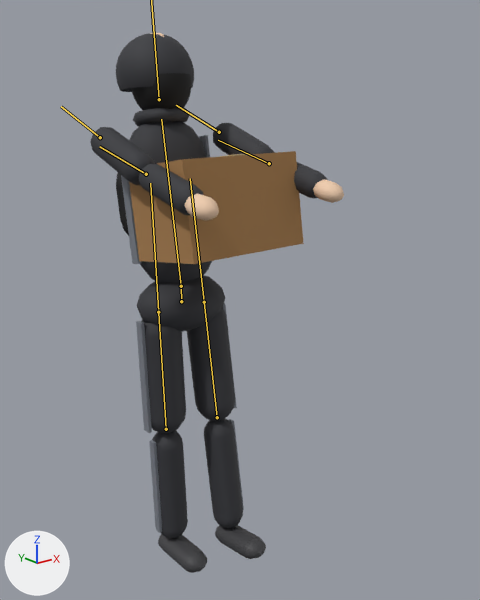
What one commit did to the glTF model city-hold/public/models/placeholder/char_looter_05_hoodie_backpack_walking.glb.
Both versions are drawn from a camera (50 mm lens) standing at (-1.293, -1.958, 1.692) and looking at (0.079, -0.243, 1.006). Lighting does not change. The marker at lower left points along +X, +Y and +Z. The first picture is the older version. Both versions are drawn at frame 16 of the action 'held'; the numbers are the values there. The bones that change, and the others that lie on the model, are drawn over the model as lines.

Objects in the first picture: 'Mesh_0', 'skin_12', 'skin_12.001', 'skin_12.002', 'skin_12.003', 'skin_12.004', 'skin_skin'.
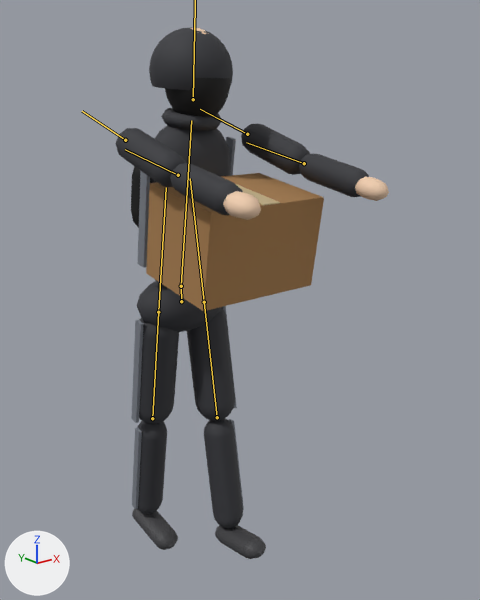
ob_carry is not drawn itself; it is the parent of ob_mesh_0, ob_mesh_1.

Patch to the scene script:
```diff
--- a/city-hold/public/models/placeholder/char_looter_05_hoodie_backpack_walking.glb.py
+++ b/city-hold/public/models/placeholder/char_looter_05_hoodie_backpack_walking.glb.py
@@ bone_legl @@
 bone_legl = bpy.data.objects['character'].pose.bones['legL']  # child of 'hips'
-bone_legl.rotation_quaternion = (1.0, -0.024, 0.0, 0.0)  # degrees (-3, 0, 0)
+bone_legl.rotation_quaternion = (0.997, 0.082, 0.0, 0.0)  # degrees (9, 0, 0)
@@ bone_torso @@
 bone_torso = bpy.data.objects['character'].pose.bones['torso']  # child of 'hips'
-bone_torso.rotation_quaternion = (0.997, -0.082, 0.0, 0.0)  # degrees (-9, 0, 0)
+bone_torso.rotation_quaternion = (0.997, 0.075, 0.0, 0.0)  # degrees (9, 0, 0)
@@ bone_head @@
 bone_head = bpy.data.objects['character'].pose.bones['head']  # child of 'torso'
-bone_head.rotation_quaternion = (0.999, 0.041, 0.0, 0.0)  # degrees (5, 0, 0)
+bone_head.rotation_quaternion = (0.999, -0.037, 0.0, 0.0)  # degrees (-4, 0, 0)
@@ bone_arml @@
 bone_arml = bpy.data.objects['character'].pose.bones['armL']  # child of 'torso'
-bone_arml.rotation_quaternion = (0.855, -0.519, 0.0, 0.0)  # degrees (-63, 0, 0)
+bone_arml.rotation_quaternion = (0.748, -0.663, 0.0, 0.0)  # degrees (-83, 0, 0)
@@ bone_armr @@
 bone_armr = bpy.data.objects['character'].pose.bones['armR']  # child of 'torso'
-bone_armr.rotation_quaternion = (0.855, -0.519, 0.0, 0.0)  # degrees (-63, 0, 0)
+bone_armr.rotation_quaternion = (0.748, -0.663, 0.0, 0.0)  # degrees (-83, 0, 0)
```

Changed parts and their boxes [x1, y1, x2, y2] in the pictures (480 x 600 px):
'skin_12', posed (7% wider)
    before: [90, 33, 327, 538]
    after: [116, 27, 369, 529]
'Mesh_0', posed (22% taller)
    before: [129, 151, 304, 264]
    after: [146, 173, 324, 311]
'skin_12.002', posed (8% narrower, 6% shorter)
    before: [121, 135, 244, 533]
    after: [131, 137, 244, 510]
'skin_12.004', posed (8% wider)
    before: [131, 73, 191, 110]
    after: [165, 78, 230, 117]
'skin_12.001', posed (24% wider, 6% taller)
    before: [158, 525, 266, 573]
    after: [132, 508, 266, 559]
'skin_skin', posed
    before: [150, 33, 344, 221]
    after: [190, 27, 389, 220]
'skin_12.003', posed
    before: [116, 173, 129, 236]
    after: [131, 166, 141, 228]
'Mesh_1', posed
    before: [220, 153, 251, 157]
    after: [236, 184, 280, 206]
bone 'legL', root to tip
    before: (158, 312) to (150, 183)
    after: (158, 312) to (166, 187)
bone 'torso', root to tip
    before: (181, 286) to (161, 119)
    after: (181, 286) to (191, 120)
bone 'armL', root to tip
    before: (100, 137) to (61, 106)
    after: (125, 140) to (82, 111)
bone 'armR', root to tip
    before: (219, 132) to (176, 105)
    after: (247, 134) to (200, 109)
